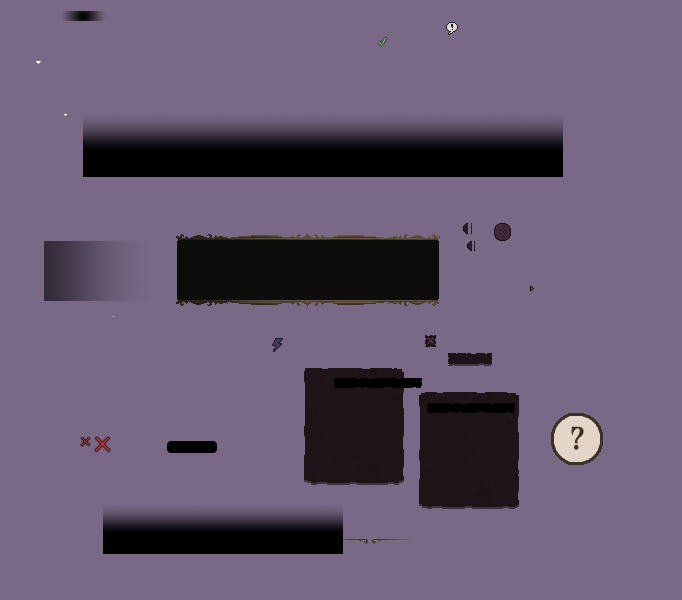
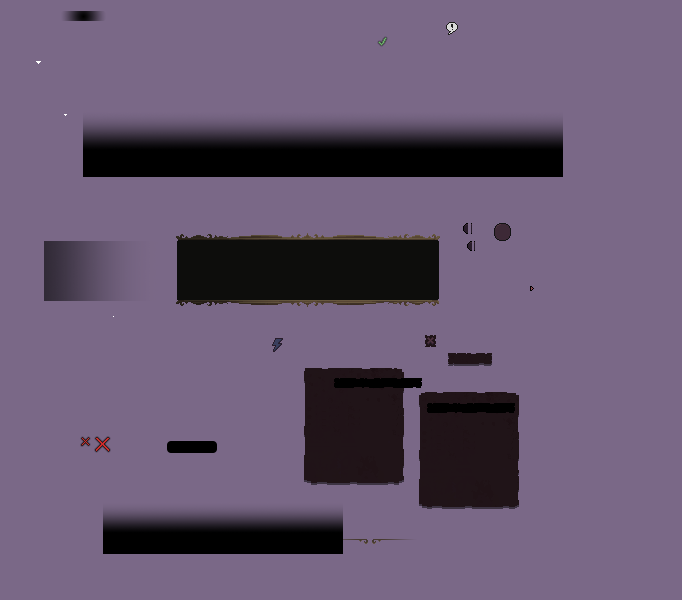
Layer changes from the first 682px x 600px image to the second:
removed group "MissingInputBinding.png" (2 layers) over (x1=551, y1=413, x2=603, y2=465)
removed layer "?" from group "MissingInputBinding.png" over (x1=571, y1=426, x2=584, y2=450)
removed layer "Button" from group "MissingInputBinding.png" over (x1=551, y1=413, x2=603, y2=465)
